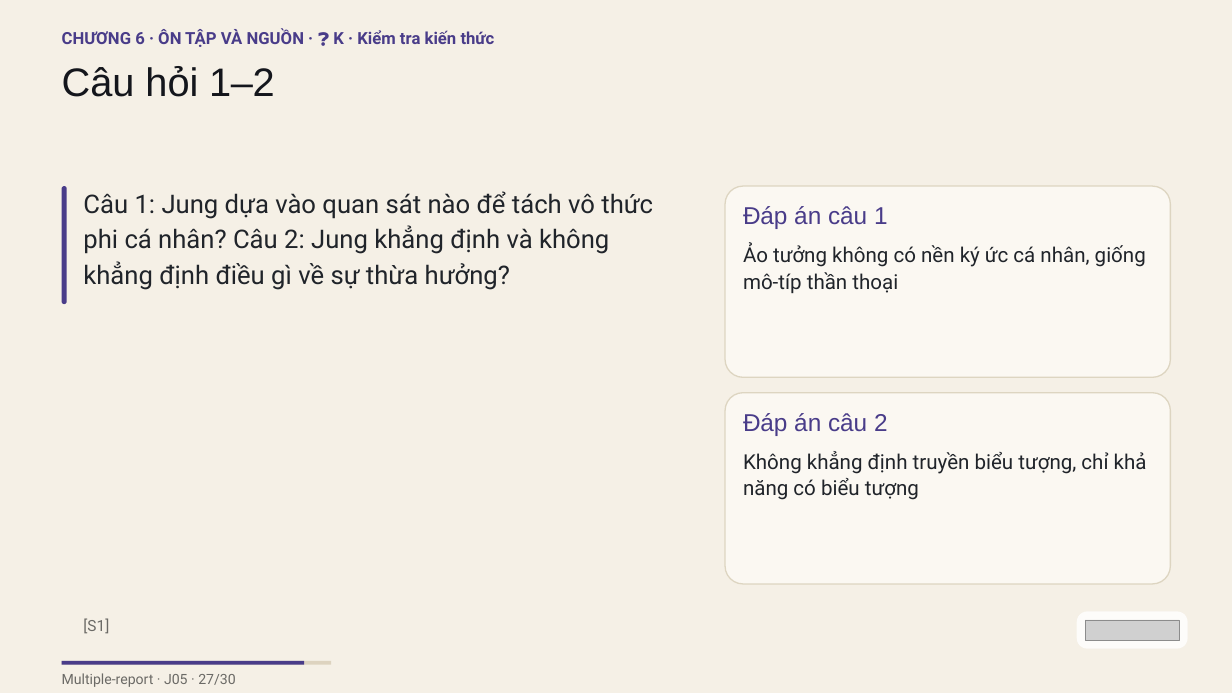
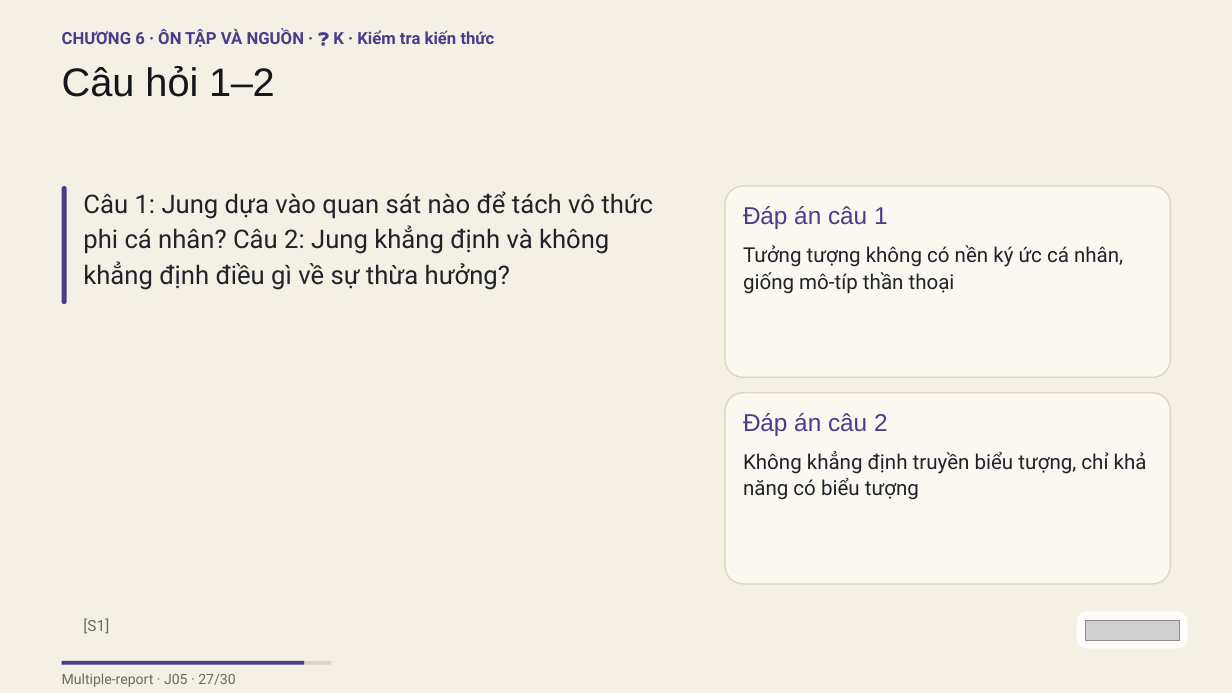
Before and after one commit to vohoailinh90/Multiple-report, a slide deck: slide 27 of psychology-knowledge/03-Carl-Gustav-Jung/visuals/j05.pptx. Drawn at 1232x693 pixels with LibreOffice and Linux fonts; fonts in the diff are those of the drawing; grey boxes stand for pictures. Boxes give left, top, right and bottom in pixels: in the first picture for what was removed or moved away, otherwise in the second. Text is boxed around its words. In the diff, an @@ line names an element or a change of style, - is before the commit and + after.

```diff
--- a/psychology-knowledge/03-Carl-Gustav-Jung/visuals/j05.pptx
+++ b/psychology-knowledge/03-Carl-Gustav-Jung/visuals/j05.pptx
@@ text at box(743, 245, 1123, 294): text changed @@
-Ảo tưởng không có nền ký ức cá nhân, giống mô-típ thần thoại
+Tưởng tượng không có nền ký ức cá nhân, giống mô-típ thần thoại
```
Also in this commit, not shown: 3 other slides changed, 12 other files.
